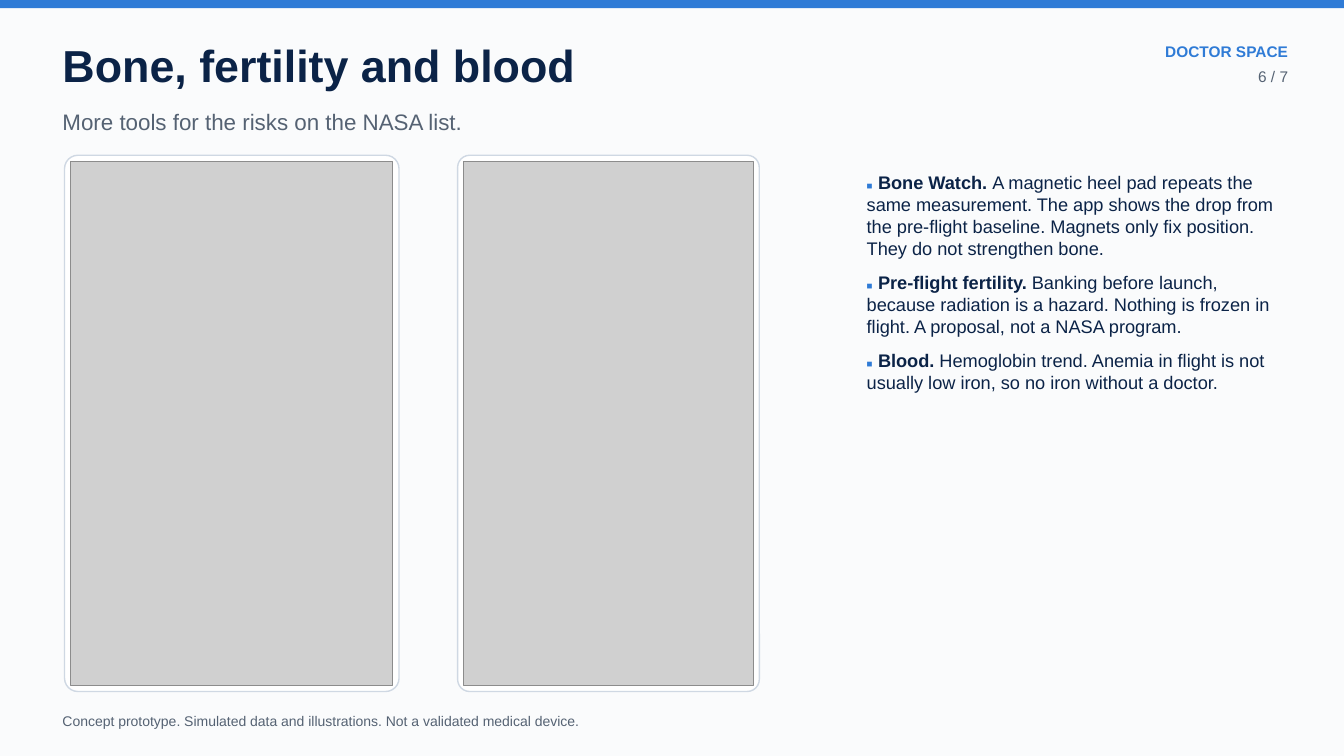
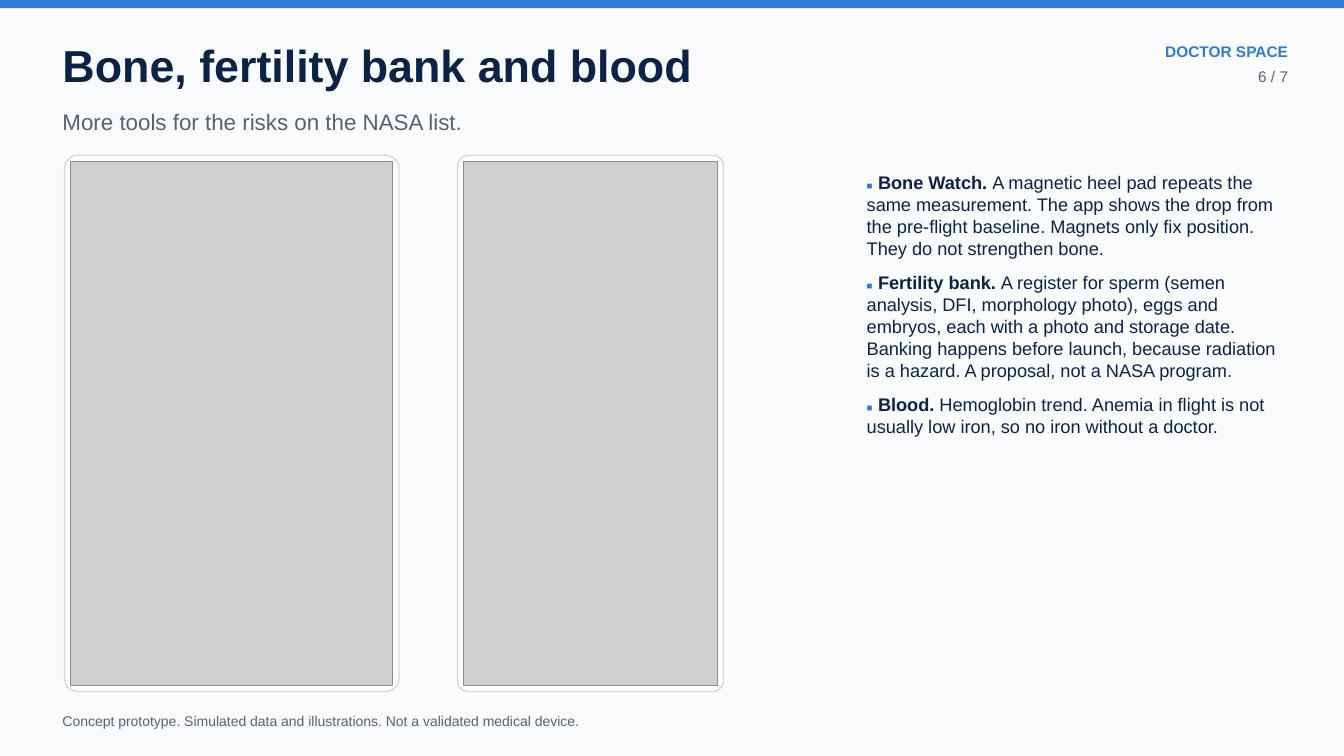
Before and after one commit to alfathitamara/Doctor-Space, a slide deck: slide 6 of deck/Doctor_Space_NASA_SpaceApps_2026.pptx. Drawn at 1344x756 pixels with LibreOffice and Linux fonts; fonts in the diff are those of the drawing; grey boxes stand for pictures. Boxes give left, top, right and bottom in pixels: in the first picture for what was removed or moved away, otherwise in the second. Text is boxed around its words. In the diff, an @@ line names an element or a change of style, - is before the commit and + after.

```diff
--- a/deck/Doctor_Space_NASA_SpaceApps_2026.pptx
+++ b/deck/Doctor_Space_NASA_SpaceApps_2026.pptx
@@ text at [62,49,692,91]: text changed @@
-Bone, fertility and blood
+Bone, fertility bank and blood
@@ rounded rectangle: place and size @@
-rounded rectangle at [458,155,759,692]
+rounded rectangle at [458,155,724,692]
@@ picture: place and size @@
-picture at [464,161,753,686]
+picture at [464,161,718,686]
@@ text at [867,275,1276,381]: text changed @@
-■ Pre-flight fertility. Banking before launch, because radiation is a hazard. Nothing is frozen in flight. A proposal, not a NASA program.
+■ Fertility bank. A register for sperm (semen analysis, DFI, morphology photo), eggs and embryos, each with a photo and storage date. Banking happens before launch, because radiation is a hazard. A proposal, not a NASA program.
```
Also in this commit, not shown: 1 other slide changed, 2 other files.
